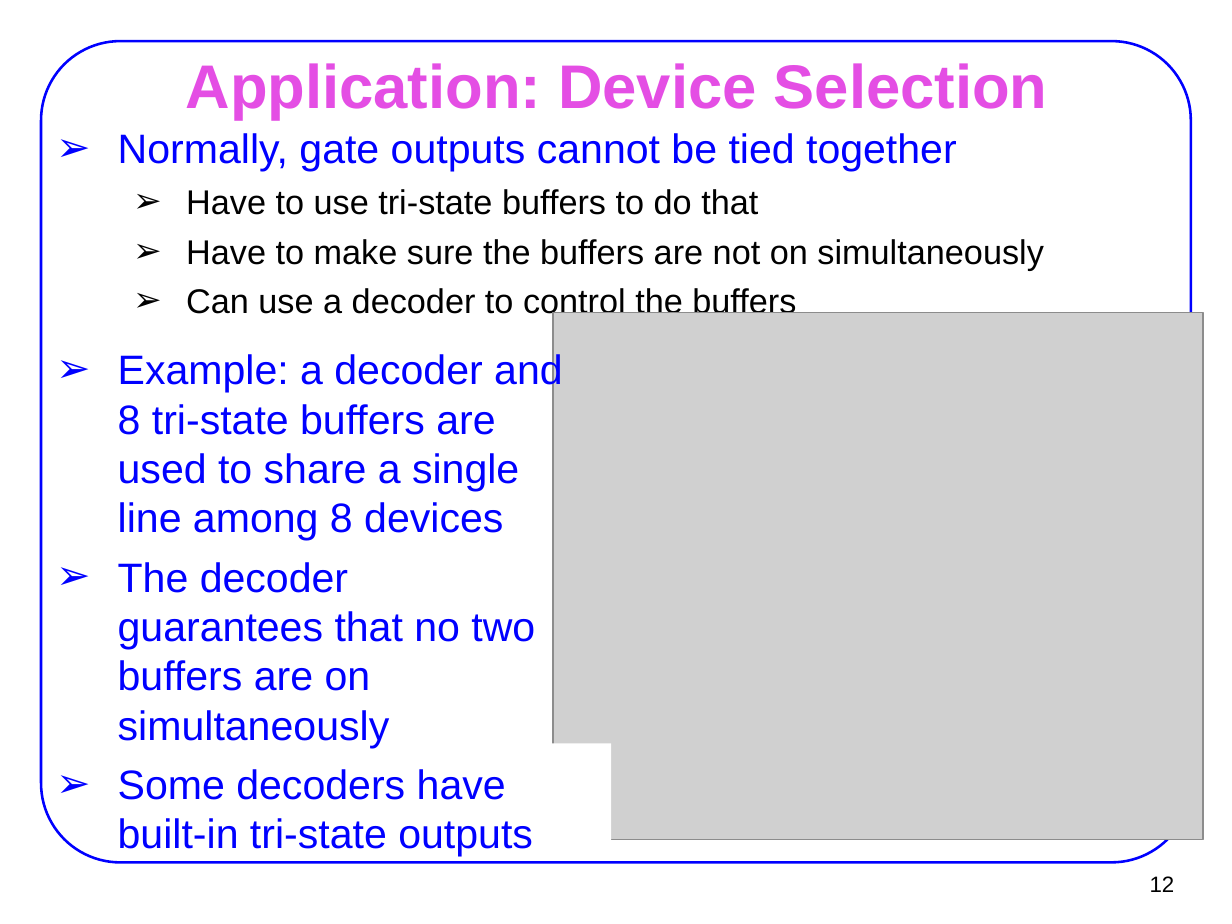
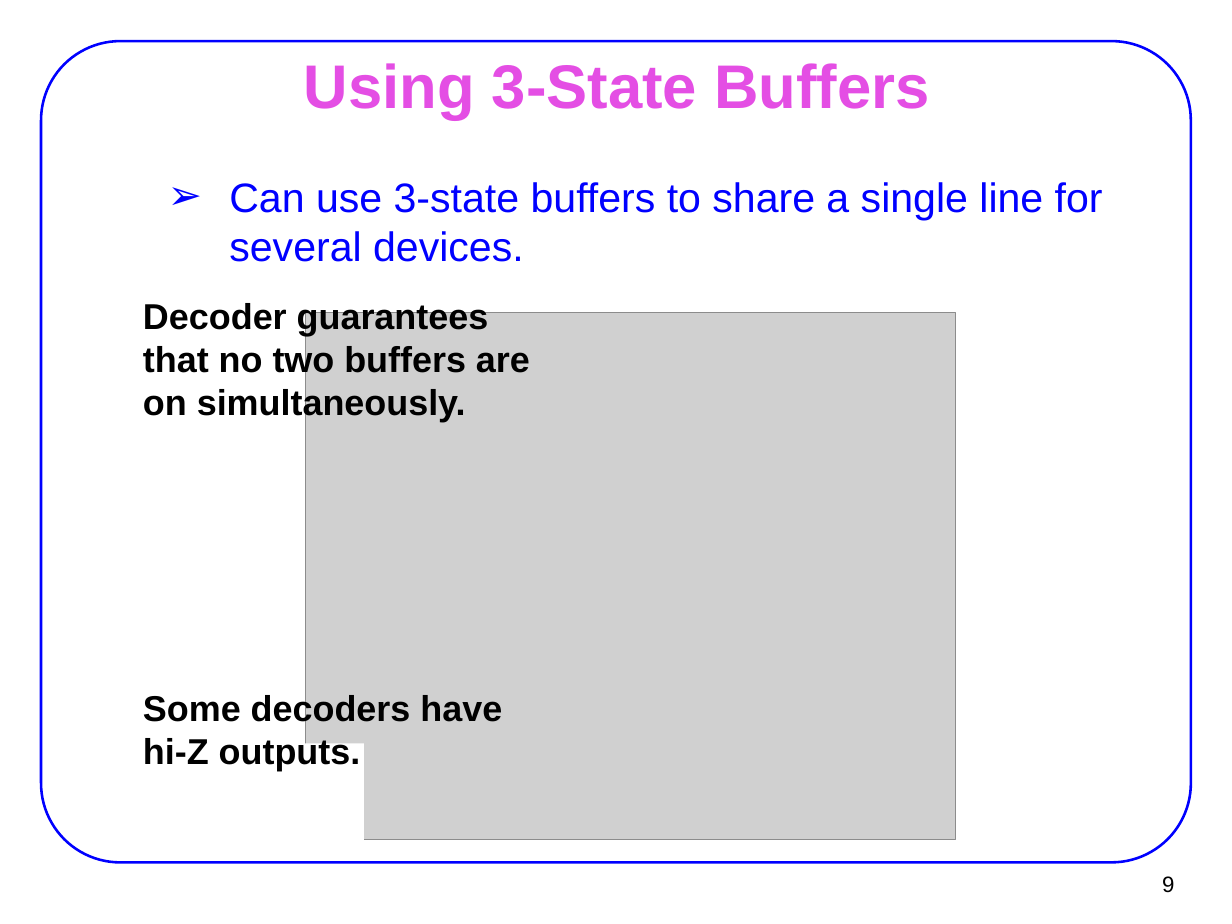
Before and after one commit to AUT-CE-Archive/AUT-CE-LC, a slide deck: slide 9 of Slides/06_decoder.ppt (slide 12 before the commit). Drawn at 1232x924 pixels with LibreOffice and Linux fonts; fonts in the diff are those of the drawing; grey boxes stand for pictures. Boxes give left, top, right and bottom in pixels: in the first picture for what was removed or moved away, otherwise in the second. Text is boxed around its words. In the diff, an @@ line names an element or a change of style, - is before the commit and + after.

```diff
--- a/Slides/06_decoder.ppt
+++ b/Slides/06_decoder.ppt
@@ title at (x1=304, y1=63, x2=930, y2=120): text changed @@
-Application: Device Selection
+Using 3-State Buffers
@@ text removed at (x1=118, y1=133, x2=1044, y2=320) @@
-  ➢ Normally, gate outputs cannot be tied together
-    ➢ Have to use tri-state buffers to do that
-    ➢ Have to make sure the buffers are not on simultaneously
-    ➢ Can use a decoder to control the buffers
@@ text added at (x1=229, y1=182, x2=1103, y2=262), 24 pt, text #0000FF @@
+  ➢ Can use 3-state buffers to share a single line for several devices.
@@ text added at (x1=143, y1=301, x2=530, y2=422), 21 pt, text #000000, bold @@
+Decoder guarantees that no two buffers are on simultaneously.
@@ picture moved from (x1=553, y1=313, x2=1204, y2=840) to (x1=306, y1=313, x2=956, y2=840) @@
@@ text removed at (x1=118, y1=352, x2=563, y2=857) @@
-  ➢ Example: a decoder and 8 tri-state buffers are used to share a single line among 8 devices
-  ➢ The decoder guarantees that no two buffers are on simultaneously
-  ➢ Some decoders have built-in tri-state outputs
@@ text added at (x1=143, y1=693, x2=502, y2=771), 21 pt, text #000000, bold @@
+Some decoders have hi-Z outputs.
@@ rectangle moved from (x1=533, y1=743, x2=611, y2=859) to (x1=286, y1=743, x2=363, y2=859) @@
@@ page number at (x1=1162, y1=876, x2=1174, y2=893): text changed @@
-12
+9
```
Also in this commit, not shown: 11 other slides changed, 3 slides added, 7 slides removed, 31 other files.
